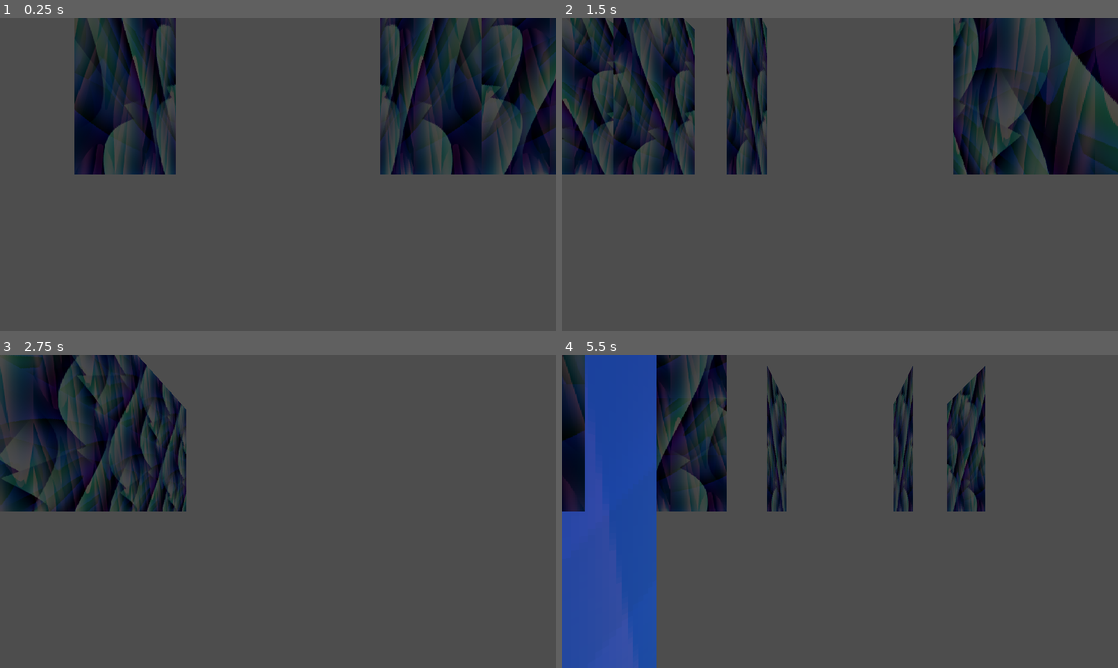
Above: before the commit, frames 1-4 (two rows, left to right).
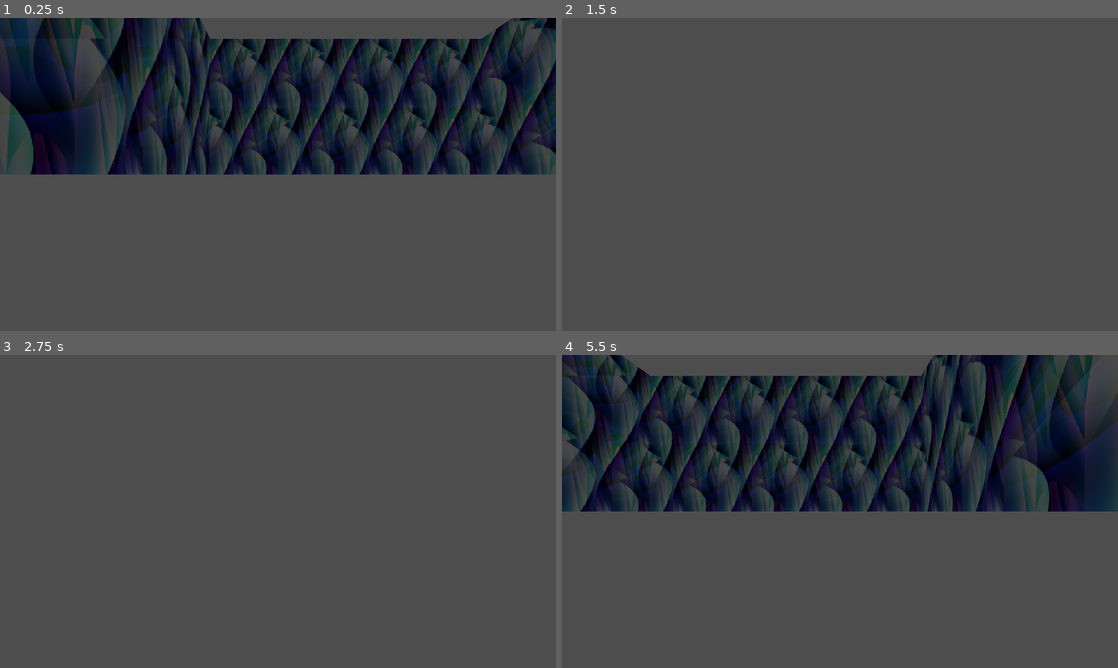
Above: after the commit, the same moments.

Repository: ktosox/GWJ77-Metamorphosis
Game: Godot game, scene res://experimental/tunnel_falling.tscn
Two runs of this game, one before a commit and one after it. Both use one fixed random seed, a clock stepped at 60 frames per second and the inputs below. This scene is started directly instead of the project's main scene.
Inputs (mouse positions are in pixels of both pictures, inside the frame that each line leads up to):
- Up to frame 1 (0.25 s): no input
- Up to frame 2 (1.5 s): tap Enter (ui_accept) at 0.5, 0.77 s; move the mouse to (962, 158) at 0.52 s; press the mouse at (962, 158) at 0.53 s; hold D (Move_Right) 0.53-1.28 s; move the mouse to (728, 190) at 1.27 s; release the mouse at (728, 190) at 1.28 s; hold S (Move_Down) from 1.28 s (still down); right-click (728, 190) at 1.35 s
- Up to frame 3 (2.75 s): tap Enter (ui_accept) at 1.52 s; move the mouse to (333, 442) at 2.02 s; release S (Move_Down) at 2.03 s; press the mouse at (333, 442) at 2.03 s; hold D (Move_Right) from 2.03 s (still down)
- Up to frame 4 (5.5 s): move the mouse to (812, 574) at 2.77 s; release D (Move_Right) at 2.78 s; release the mouse at (812, 574) at 2.78 s; hold W (Move_Up) 2.78-3.53 s; right-click (812, 574) at 2.85 s; click (812, 574) at 2.92 s; tap Enter (ui_accept) at 3.02, 3.77, 4.52 s; move the mouse to (1006, 558) at 3.52 s; press the mouse at (1006, 558) at 3.53 s; hold A (Move_Left) 3.53-5.03 s; move the mouse to (673, 464) at 4.27 s; release the mouse at (673, 464) at 4.28 s; right-click (673, 464) at 4.35 s; move the mouse to (867, 511) at 5.02 s; press the mouse at (867, 511) at 5.03 s; hold S (Move_Down) from 5.03 s (still down)

The runs differ from the first frame. In frame 1, 36% of the frame differs, in the area x 0-100%, y 0-50%; in frame 2, 27%; in frame 3, 14%; in frame 4, 47%, in the area x 0-100%, y 0-100%.

Commit message:
got the orientation numbers right, finally

Diff:
--- a/Game/level/segments/grid_map_segment.gd
+++ b/Game/level/segments/grid_map_segment.gd
@@ -12,18 +12,20 @@
 # then the real fun starts with the loop that begins with "observe" and keeps going till the Wave is empty
 
 var sections = {
-	"north" : [Vector3i(-1,0,3),Vector3i(0,0,3),Vector3i(1,0,3),Vector3i(2,0,3)],
-	"south" : [Vector3i(-2,0,-1),Vector3i(-2,0,0),Vector3i(-2,0,1),Vector3i(-2,0,2)],
-	"west" : [Vector3i(3,0,-1),Vector3i(3,0,0),Vector3i(3,0,1),Vector3i(3,0,2)],
-	"east" : [Vector3i(-1,0,-2),Vector3i(0,0,-2),Vector3i(1,0,-2),Vector3i(2,0,-2)],
+	11: [Vector3i(3,0,-1),Vector3i(3,0,0),Vector3i(3,0,1),Vector3i(3,0,2)],
+	3 : [Vector3i(-2,0,-1),Vector3i(-2,0,0),Vector3i(-2,0,1),Vector3i(-2,0,2)],
+	7 : [Vector3i(-1,0,-2),Vector3i(0,0,-2),Vector3i(1,0,-2),Vector3i(2,0,-2)],
+	15 : [Vector3i(-1,0,3),Vector3i(0,0,3),Vector3i(1,0,3),Vector3i(2,0,3)],
+
 	}
 
 func _ready() -> void:
 	for cell in get_used_cells():
 		set_cell_item(cell,-1)
-	var flip = 3
 	for section in sections:
-		flip += 2
 		for loc in sections[section]:
-			set_cell_item(loc,0,flip)
-	pass
+			set_cell_item(loc,0,section)
+
+	#for z in 24:
+		#set_cell_item(Vector3i(z,0,0),0,z)
+	#pass
--- a/Game/level/segments/grid_map_segment.tscn
+++ b/Game/level/segments/grid_map_segment.tscn
@@ -23,9 +23,10 @@
 mesh_library = SubResource("MeshLibrary_5mayi")
 cell_size = Vector3(2, 4, 2)
 data = {
-"cells": PackedInt32Array(65535, 65534, 0, 65534, 65534, 0, 65533, 65534, 0, 65532, 65534, 0, 65531, 65534, 327680, 65535, 3, 0, 65534, 3, 0, 65533, 3, 0, 65532, 3, 0, 65531, 3, 0, 65530, 2, 589824, 65530, 1, 0, 65530, 0, 0, 65530, 65535, 0, 0, 1, 0, 65536, 0, 65536, 65536, 1, 65536, 65536, 2, 65536, 65536, 65535, 65536, 131072, 65535, 65536, 131072, 0, 65536, 131072, 1, 65536, 131072, 2, 65536, 196608, 2, 65536, 196608, 0, 65536, 196608, 65535, 65536, 196608, 1, 65536, 0, 65535, 0, 65532, 65535, 0, 65532, 65533, 0, 65533, 65533, 0, 65533, 65535, 0, 65534, 65535, 0, 65534, 0, 0, 65534, 1, 0, 65533, 1, 0, 65532, 1, 0, 65532, 0, 0, 65531, 0, 0, 65530, 65534, 0, 65530, 65533, 0, 65529, 65533, 0, 65529, 65532, 0, 65529, 65534, 0, 65531, 1, 0, 65531, 2, 0, 65534, 2, 0, 65535, 2, 0, 65535, 1, 0, 65535, 0, 0, 65535, 65535, 0, 65535, 65533, 0, 0, 65532, 0, 0, 65533, 0)
+"cells": PackedInt32Array(65536, 0, 65536, 65536, 1, 65536, 65536, 2, 65536, 65536, 65535, 65536, 131072, 65535, 65536, 131072, 0, 65536, 131072, 1, 65536, 131072, 2, 65536, 196608, 2, 65536, 196608, 0, 65536, 196608, 65535, 65536, 196608, 1, 65536)
 }
 script = ExtResource("2_yvoh8")
 metadata/_editor_floor_ = Vector3(0, 0, 0)
 
 [node name="Camera3D" parent="." instance=ExtResource("3_qedym")]
+transform = Transform3D(1.19249e-08, 0, -1, 0, 1, 0, 1, 0, 1.19249e-08, 0, 0, 0)
